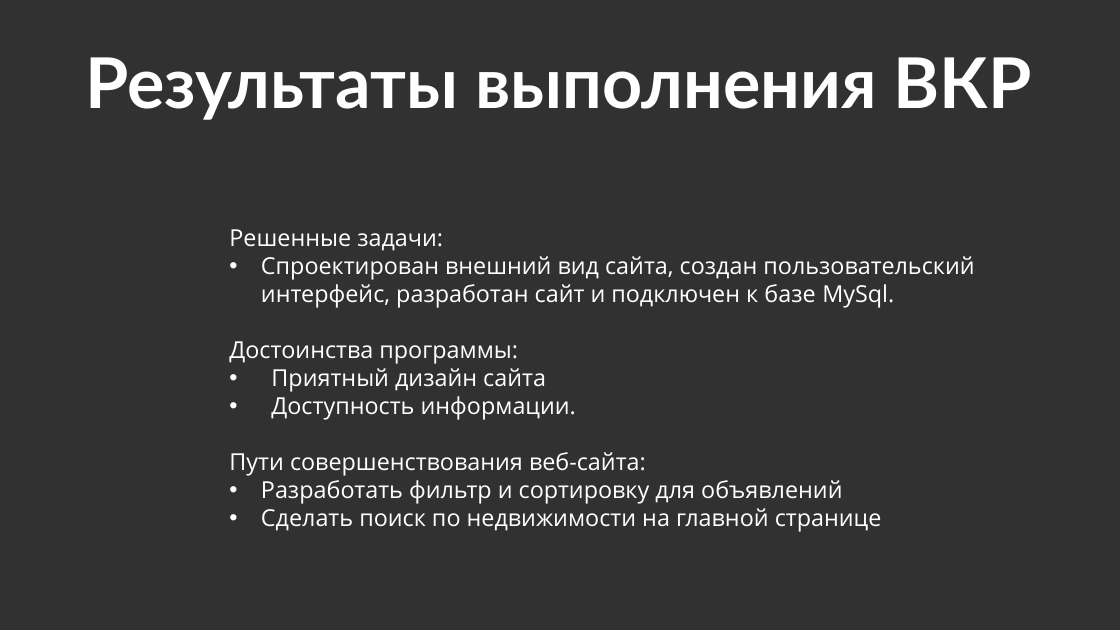
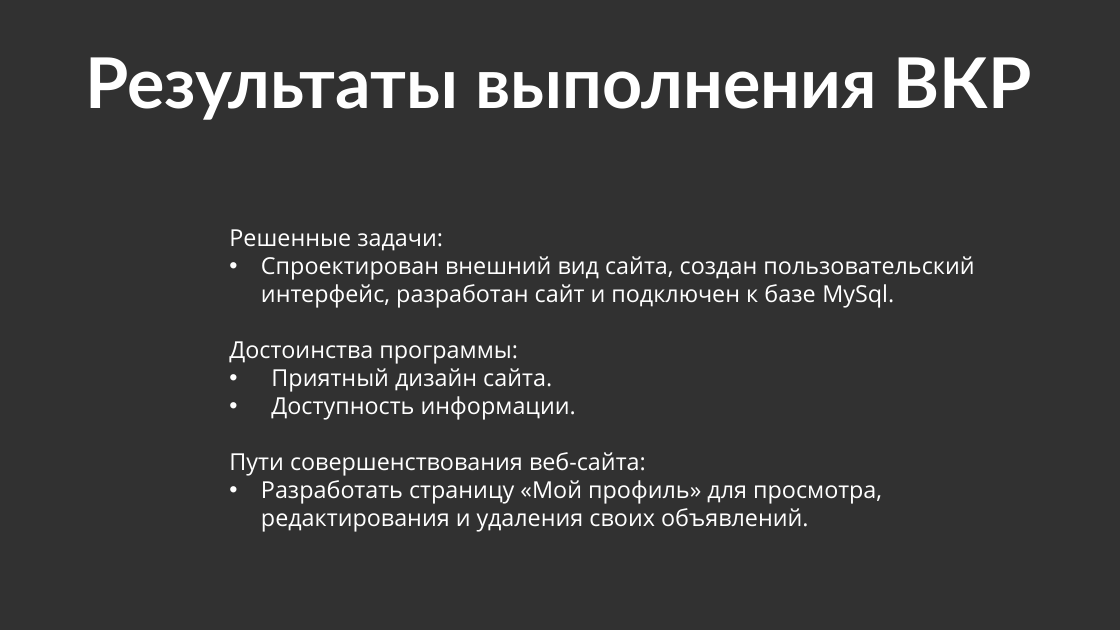
Before and after one commit to Alex424M/High-Tower, a slide deck: slide 9 of PZ/Morozov.pptx. Drawn at 1120x630 pixels with LibreOffice and Linux fonts; fonts in the diff are those of the drawing. Boxes give left, top, right and bottom in pixels: in the first picture for what was removed or moved away, otherwise in the second. Text is boxed around its words. In the diff, an @@ line names an element or a change of style, - is before the commit and + after.

```diff
--- a/PZ/Morozov.pptx
+++ b/PZ/Morozov.pptx
@@ text at box(271, 368, 552, 392): text changed @@
-• Приятный дизайн сайта
+• Приятный дизайн сайта.
@@ text at box(261, 480, 882, 532): text changed @@
-• Разработать фильтр и сортировку для объявлений
-• Сделать поиск по недвижимости на главной странице
+• Разработать страницу «Мой профиль» для просмотра, редактирования и удаления своих объявлений.
```
Also in this commit, not shown: 4 other slides changed, 1 other file.
